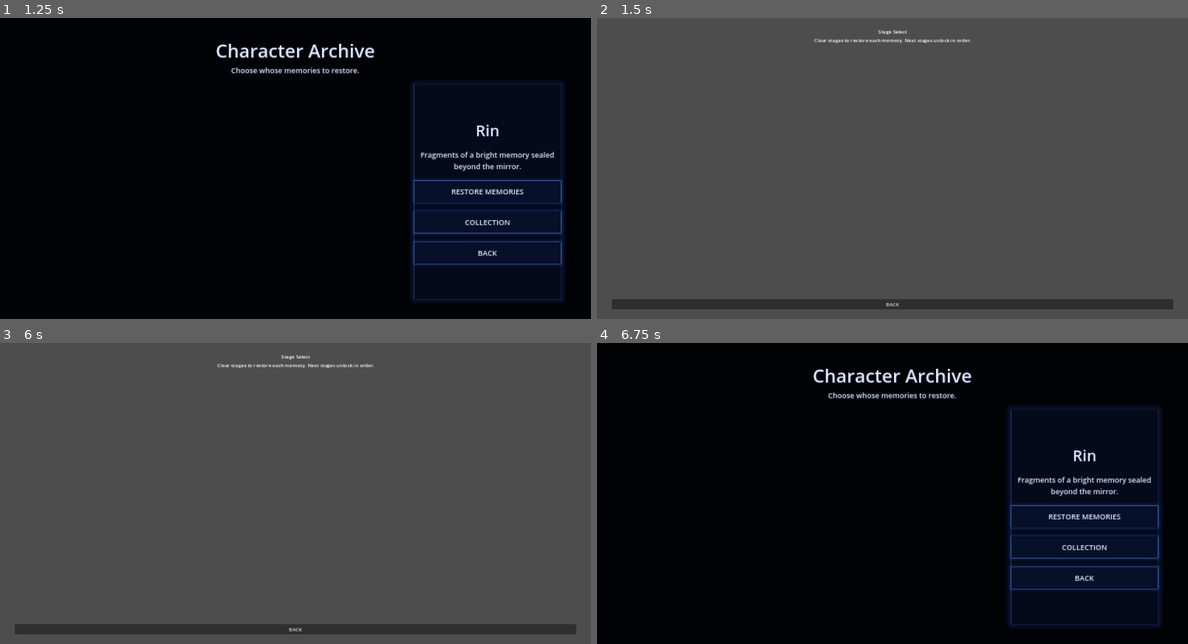
Above: before the commit, frames 1-4 (two rows, left to right).
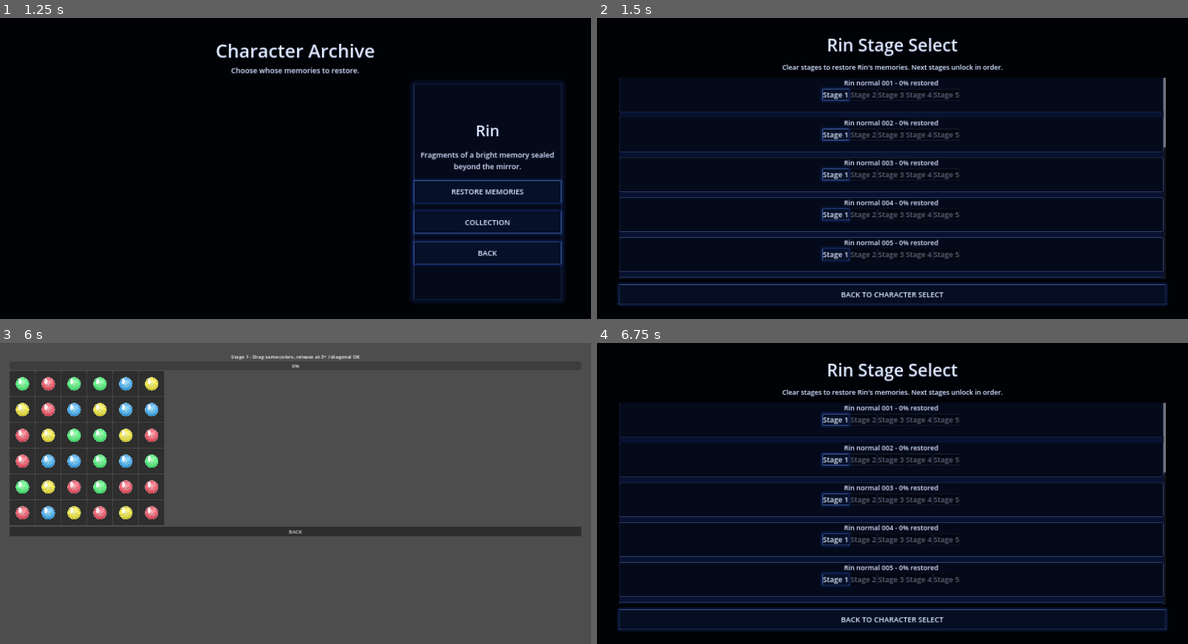
Above: after the commit, the same moments.

Repository: uzupiyo/Lost-Memoria
Game: Godot game, scene res://scenes/title/title.tscn
The game is run twice, just before and just after one commit, with the same random seed, the same clock (stepped at 60 frames per second) and the same inputs.
Inputs (mouse positions are in pixels of both pictures, inside the frame that each line leads up to):
- Up to frame 1 (1.25 s): click (189, 177) at 0.5 s
- Up to frame 2 (1.5 s): click "RESTORE MEMORIES" at 1.25 s
- Up to frame 3 (6 s): click "BACK" (after the commit: "BACK TO CHARACTER SELECT") at 2 s; click "BACK" at 2.75 s; click (189, 502) at 3.5 s; click "COLLECTION" at 4.25 s; click "STAGE SELECT" at 5 s; click (236, 418) at 5.75 s, where only the run after the commit has a clickable "Stage 1"
- Up to frame 4 (6.75 s): click "BACK" at 6.5 s

Frame 1 is identical in both runs. In frame 2, 99% of the frame differs, in the area x 0-100%, y 0-100%; in frame 3, 19%; in frame 4, 21%.
Error in both runs: Invalid access to property or key 'theme_override_font_sizes' on a base object of type 'Label'. (res://scripts/character_select.gd:59)

Commit message:
Update stage select layout for character flow

Diff:
--- a/scenes/stage_select/stage_select.tscn
+++ b/scenes/stage_select/stage_select.tscn
@@ -1,6 +1,7 @@
-[gd_scene load_steps=2 format=3]
+[gd_scene load_steps=3 format=3]
 
 [ext_resource type="Script" path="res://scripts/stage_select.gd" id="1_stage"]
+[ext_resource type="Theme" path="res://assets/ui/theme/main_theme.tres" id="2_theme"]
 
 [node name="StageSelect" type="Control"]
 layout_mode = 3
@@ -9,7 +10,18 @@
 anchor_bottom = 1.0
 grow_horizontal = 2
 grow_vertical = 2
+theme = ExtResource("2_theme")
 script = ExtResource("1_stage")
+
+[node name="Background" type="ColorRect" parent="."]
+layout_mode = 1
+anchors_preset = 15
+anchor_right = 1.0
+anchor_bottom = 1.0
+grow_horizontal = 2
+grow_vertical = 2
+mouse_filter = 2
+color = Color(0.006, 0.01, 0.026, 1)
 
 [node name="MarginContainer" type="MarginContainer" parent="."]
 layout_mode = 1
@@ -18,21 +30,26 @@
 anchor_bottom = 1.0
 grow_horizontal = 2
 grow_vertical = 2
-theme_override_constants/margin_left = 48
-theme_override_constants/margin_top = 32
-theme_override_constants/margin_right = 48
-theme_override_constants/margin_bottom = 32
+theme_override_constants/margin_left = 72
+theme_override_constants/margin_top = 48
+theme_override_constants/margin_right = 72
+theme_override_constants/margin_bottom = 48
 
 [node name="VBoxContainer" type="VBoxContainer" parent="MarginContainer"]
 layout_mode = 2
+theme_override_constants/separation = 18
 
 [node name="TitleLabel" type="Label" parent="MarginContainer/VBoxContainer"]
+unique_name_in_owner = true
 layout_mode = 2
+theme_override_font_sizes/font_size = 56
 text = "Stage Select"
 horizontal_alignment = 1
 
 [node name="HintLabel" type="Label" parent="MarginContainer/VBoxContainer"]
+unique_name_in_owner = true
 layout_mode = 2
+theme_override_font_sizes/font_size = 22
 text = "Clear stages to restore each memory. Next stages unlock in order."
 horizontal_alignment = 1
 
@@ -44,9 +61,11 @@
 unique_name_in_owner = true
 layout_mode = 2
 size_flags_horizontal = 3
+theme_override_constants/separation = 18
 
 [node name="BackButton" type="Button" parent="MarginContainer/VBoxContainer"]
+custom_minimum_size = Vector2(360, 64)
 layout_mode = 2
-text = "BACK"
+text = "BACK TO CHARACTER SELECT"
 
 [connection signal="pressed" from="MarginContainer/VBoxContainer/BackButton" to="." method="_on_back_pressed"]
